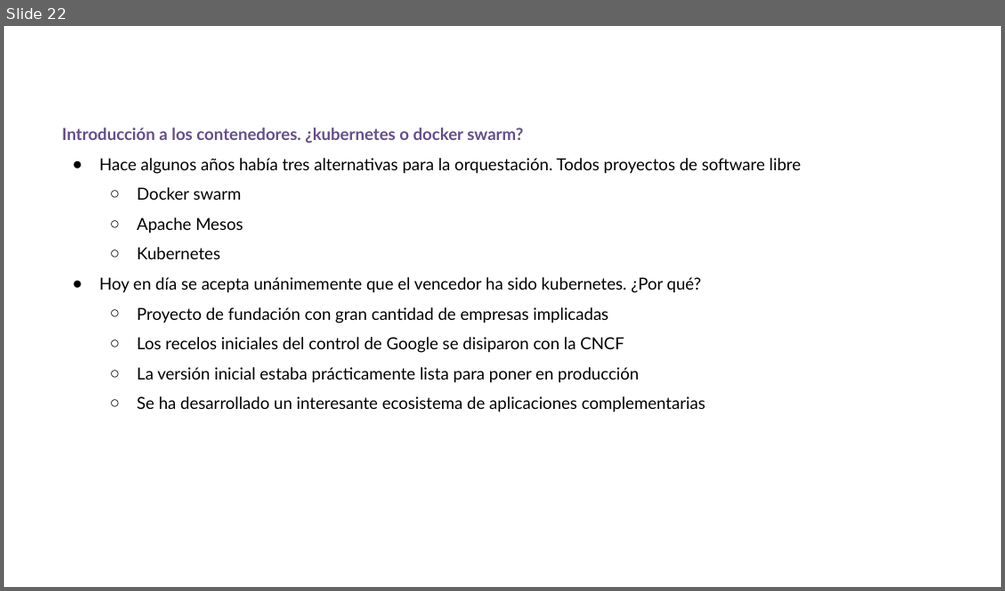
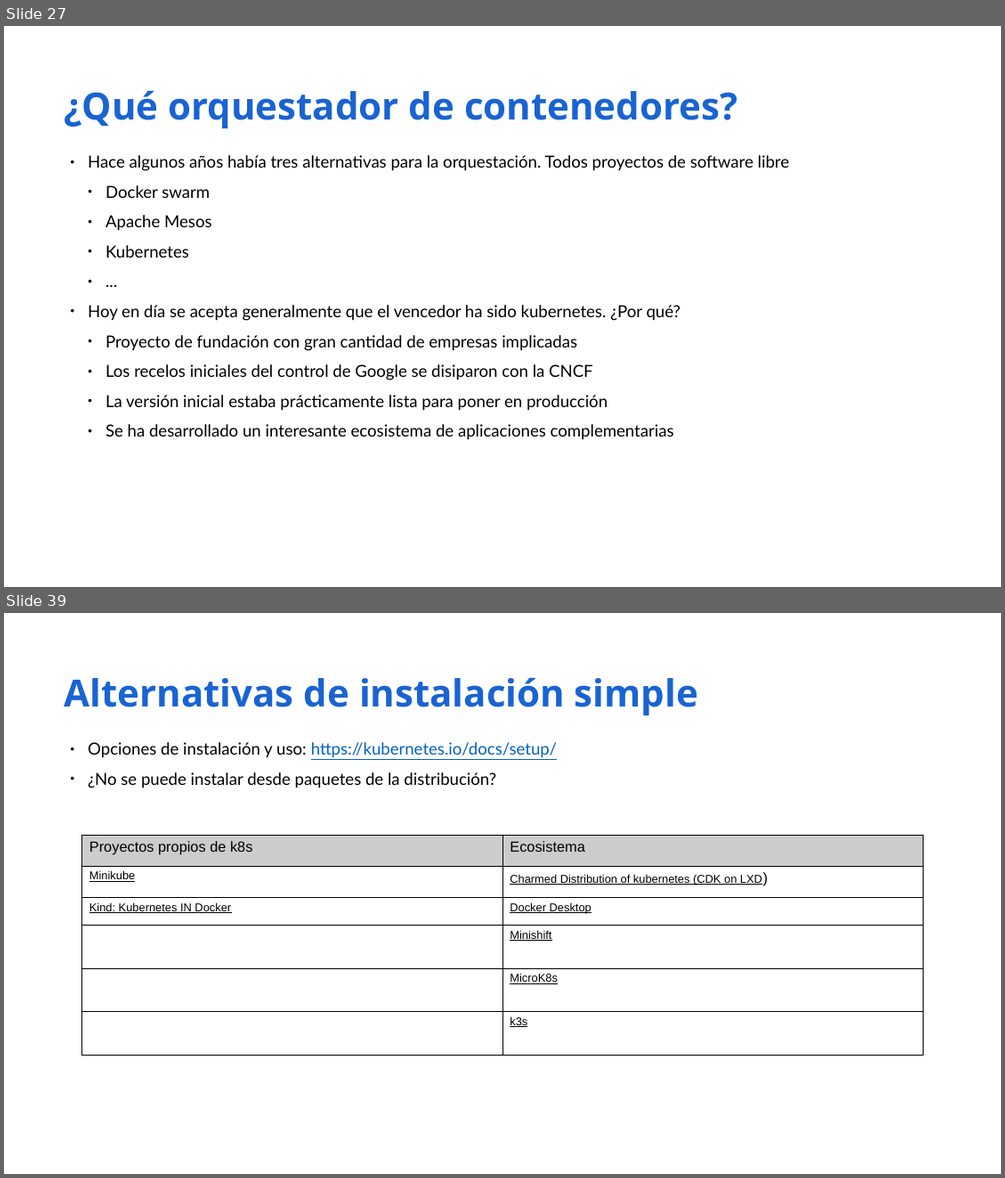
Before and after one commit to iesgn/curso_kubernetes_2020, a slide deck: unidad1/01-despliegue_aplic_contenedores.odp. Shown one above the other, each under a label of ours: slide 22 before the commit, slides 27 and 39 after it; the slides between them are not shown. The pictures are 1005x591 and 1005x1178 pixels, drawn with LibreOffice and Linux fonts; fonts in the diff are those of the drawing. Boxes give left, top, right and bottom in pixels: in the first picture for what was removed or moved away, otherwise in the second. Text is boxed around its words. In the diff, an @@ line names an element or a change of style, - is before the commit and + after.

```diff
--- a/unidad1/01-despliegue_aplic_contenedores.odp
+++ b/unidad1/01-despliegue_aplic_contenedores.odp
@@ slide 39 added at <box>4,613,1001,1174</box>, background #FFFFFF @@
@@ text added at <box>65,678,698,715</box>, 36 pt, text #1963D3, bold @@
+Alternativas de instalación simple
@@ text added at <box>88,742,557,788</box>, 16 pt, text #000000 @@
+● Opciones de instalación y uso: https://kubernetes.io/docs/setup/
+● ¿No se puede instalar desde paquetes de la distribución?
@@ table added at <box>81,835,922,1030</box>, 6 rows, 2 columns @@
+Proyectos propios de k8s | Ecosistema
+Minikube | Charmed Distribution of kubernetes (CDK on LXD)
+Kind: Kubernetes IN Docker | Docker Desktop
+ | Minishift
+ | MicroK8s
+ | k3s
@@ what was slide 22 is now slide 27 @@
@@ slide 27 changed as well @@
@@ text added at <box>65,91,737,128</box>, 36 pt, text #1963D3, bold @@
+¿Qué orquestador de contenedores?
@@ text at <box>62,127,523,143</box>: paragraph removed @@
-Introducción a los contenedores. ¿kubernetes o docker swarm?
@@ text "Hace algunos años había tres ...": place and size @@
-text "Hace algunos años había tres ..." at <box>62,127,801,412</box>
+text "Hace algunos años había tres ..." at <box>88,155,790,440</box>
@@ text at <box>88,155,790,440</box>: indent changed; bullet ○ to ● @@
@@ text at <box>88,305,680,321</box>: text changed @@
-● Hoy en día se acepta unánimemente que el vencedor ha sido kubernetes. ¿Por qué?
+  ● ...
+● Hoy en día se acepta generalmente que el vencedor ha sido kubernetes. ¿Por qué?
```
Also in this commit, not shown: 10 other slides changed, 20 other slides added, 1 slide removed, 1 other file.
